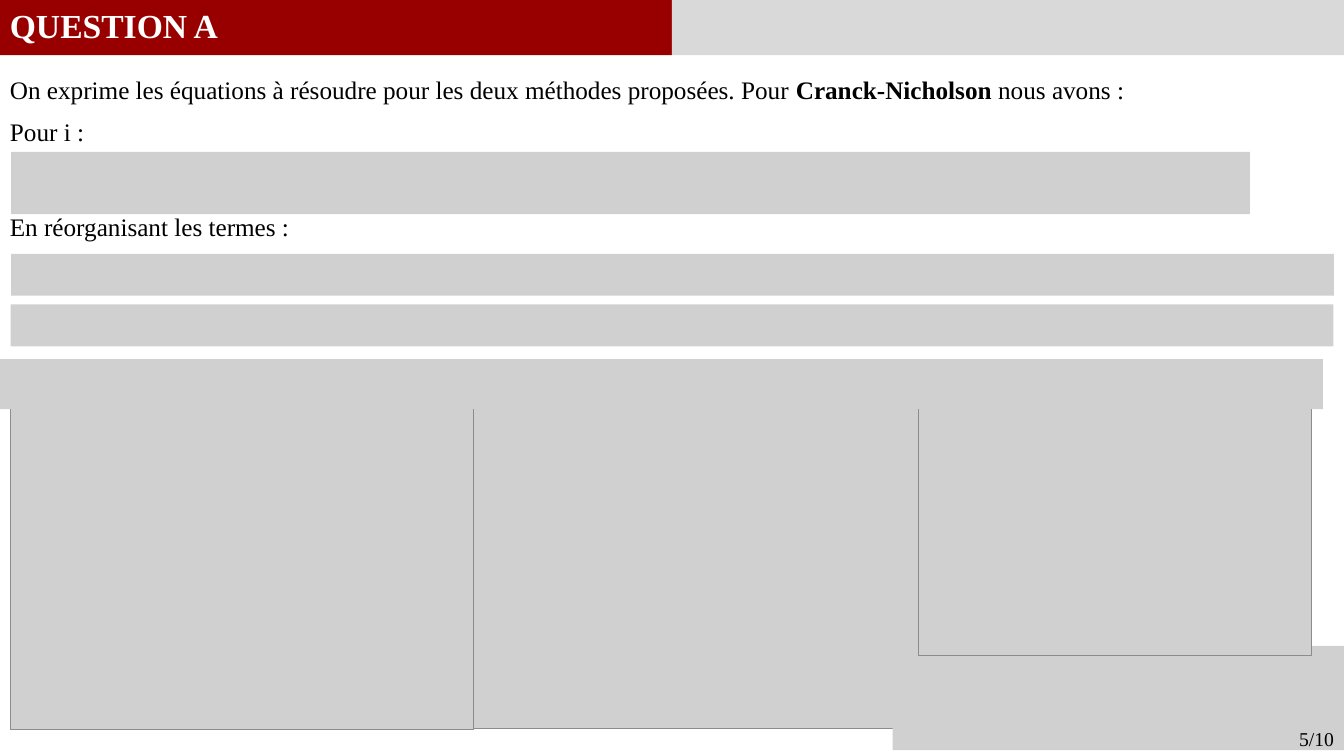
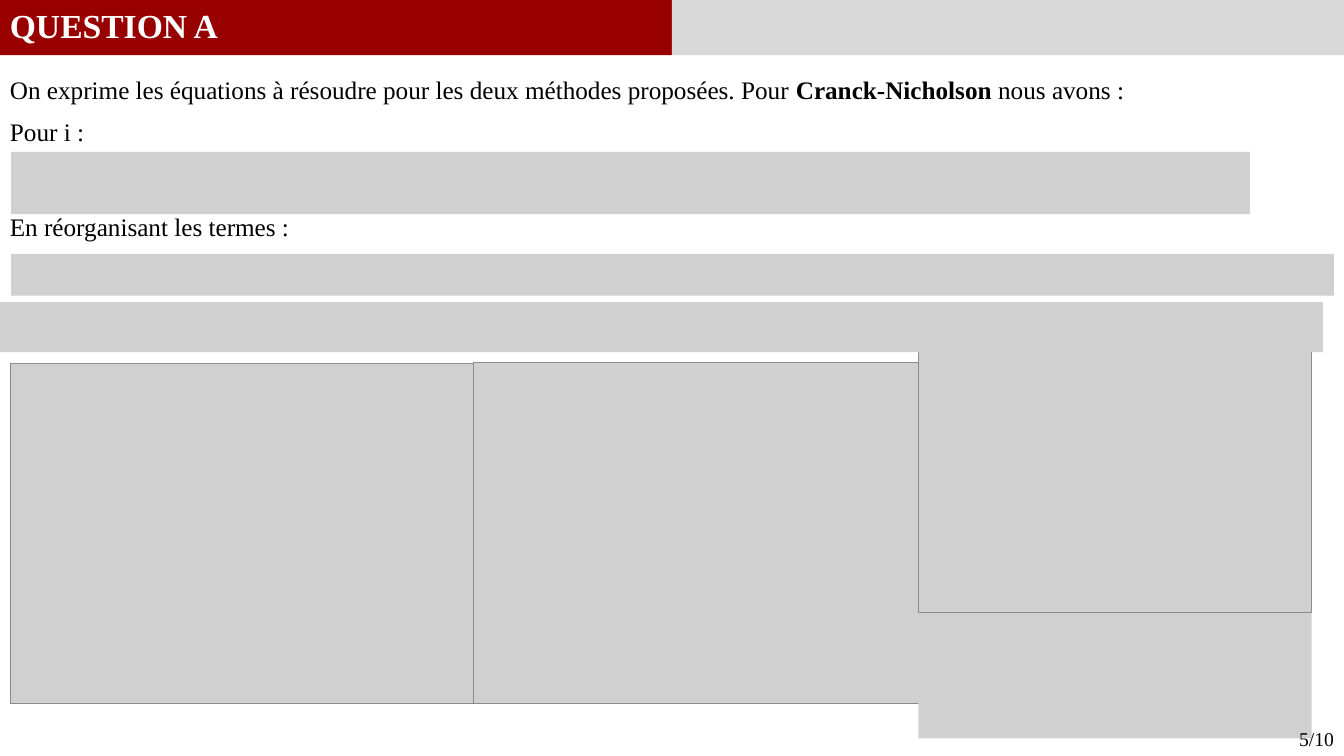
Before and after one commit to GauthierBRUNEL/MEC8211_devoir_2, a slide deck: slide 6 of doc/Rapport_Devoir2.pptx. Drawn at 1344x756 pixels with LibreOffice and Linux fonts; fonts in the diff are those of the drawing; grey boxes stand for pictures. Boxes give left, top, right and bottom in pixels: in the first picture for what was removed or moved away, otherwise in the second. Text is boxed around its words. In the diff, an @@ line names an element or a change of style, - is before the commit and + after.

```diff
--- a/doc/Rapport_Devoir2.pptx
+++ b/doc/Rapport_Devoir2.pptx
@@ picture: place and size @@
-picture at [10,304,1333,347]
+picture at [0,302,1323,353]
@@ picture removed at [0,359,1323,409] @@
@@ picture: place and size @@
-picture at [919,385,1312,655]
+picture at [919,343,1312,613]
@@ picture: place and size @@
-picture at [10,389,473,730]
+picture at [10,363,473,704]
@@ picture: place and size @@
-picture at [474,388,938,729]
+picture at [474,363,938,704]
@@ picture: place and size @@
-picture at [892,646,1344,750]
+picture at [919,604,1312,739]
```
Also in this commit, not shown: 4 other slides changed.
